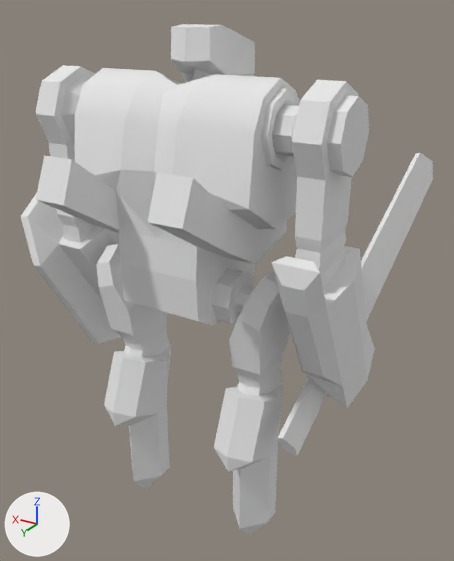
Two versions of the OBJ model ArtSource/Warrior/Warrior.obj, one commit apart.
Before and after are seen from a 50 mm lens placed at (-98.0, 142.1, 162.4), pointed at (8.0, -34.5, 74.0). The lights are fixed; the arrows at lower left show +X, +Y and +Z. Where no turn or scale is listed for an object, it has been applied to the vertices.

Names of what the first picture shows: 'Warrior'.
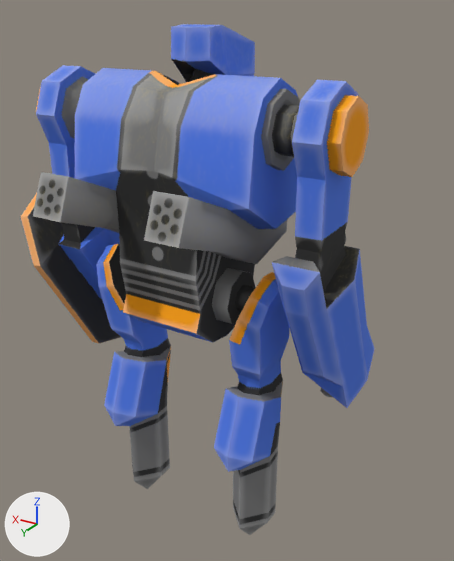
Changed parts and their boxes [x1, y1, x2, y2] in the pictures (454 x 561 px; the box of a moved part takes in the faces that stretch with it):
'Warrior', surface changed, reshaped (14% narrower)
    before: [21, 24, 433, 535]
    after: [21, 24, 375, 535]
part 1 of me_warrior, deleted
    before: [278, 153, 433, 456]
part 2 of me_warrior, built on
    before: [120, 263, 216, 325]
    after: [120, 263, 235, 343]
part 3 of me_warrior, moved or reshaped
    before: [148, 172, 229, 253]
    after: [144, 191, 229, 253]
part 4 of me_warrior, moved or reshaped
    before: [36, 155, 119, 230]
    after: [33, 172, 119, 230]
part 5 of me_warrior, surface changed
    both: [28, 27, 360, 535]

The change in detail:
Picture 'Warrior_MatWarrior_AlbedoTransparency.png' (img_warrior_matwarrior_albedotransparency_png) is new.
In material 'lambert3SG' (mat_lambert3sg), base_color is no longer (0.8, 0.8, 0.8), white #e7e7e7.
In material 'lambert3SG' (mat_lambert3sg), texture is now set to img_warrior_matwarrior_albedotransparency_png.
me_warrior is used by ob_warrior; location (0.0, 0.0, 0.0).
Verts and faces of me_warrior; kept vertices keep their numbers, new ones are numbered from 749.
Before the commit, vertices of me_warrior: 709 (-22.0, 30.0, 129.0) at pixel (192, 177), 710 (-22.0, 35.0, 118.0) at pixel (182, 229), 711 (-13.0, 31.0, 129.0) at pixel (156, 172), 712 (-13.0, 35.0, 118.0) at pixel (147, 222).
Before the commit, vertices of me_warrior: 713 (22.0, 30.0, 129.0) at pixel (44, 155), 714 (13.0, 31.0, 129.0) at pixel (71, 159), 715 (22.0, 35.0, 118.0) at pixel (35, 199), 716 (13.0, 35.0, 118.0) at pixel (63, 205).
me_warrior had 749 vertices, 812 faces and spanned x -50.0..56.0, y -117.0..35.0, z 0.0..159.0.
me_warrior now has 729 vertices, 794 faces and spans x -50.0..56.0, y -35.0..37.0, z 0.0..159.0.
me_warrior part 1: the loose piece of 32 vertices spanning x -44.0..-30.0, y -117.0..8.0, z 43.0..111.0 is deleted.
Part 2, on me_warrior:
5 vertices are removed from x -13.0..13.0, y -7.0..15.0, z 79.0..85.0.
14 faces are deleted.
1 vertex moves from x 0.0, y 15.0, z 85.0 to x 0.0, y 14.0, z 87.0.
11 vertices are added at x -13.0..13.0, y -20.0..16.0, z 74.0..87.0.
6 new vertices lie (0.0, 0.0, -5.0) away from vertices in x -13.0..13.0, y -7.0..8.0, z 79.0..80.0.
26 new faces join them.
Part 3, on me_warrior:
Vertex 709 moves to (-22.0, 32.0, 125.0), pixel (189, 196).
Vertex 710 moves to (-22.0, 37.0, 115.0), pixel (178, 248).
Vertex 712 moves to (-13.0, 37.0, 115.0), pixel (143, 240).
Vertex 711 moves to (-13.0, 32.0, 125.0), pixel (153, 190).
Part 4, on me_warrior:
Vertex 713 moves to (22.0, 32.0, 125.0), pixel (41, 171).
Vertex 714 moves to (13.0, 32.0, 125.0), pixel (68, 176).
Vertex 715 moves to (22.0, 37.0, 115.0), pixel (32, 216).
Vertex 716 moves to (13.0, 37.0, 115.0), pixel (60, 222).
me_warrior part 5: 179 kept faces spanning x -50.0..53.0, y -35.0..37.0, z 0.0..158.0 get new texture (UV) coordinates.
